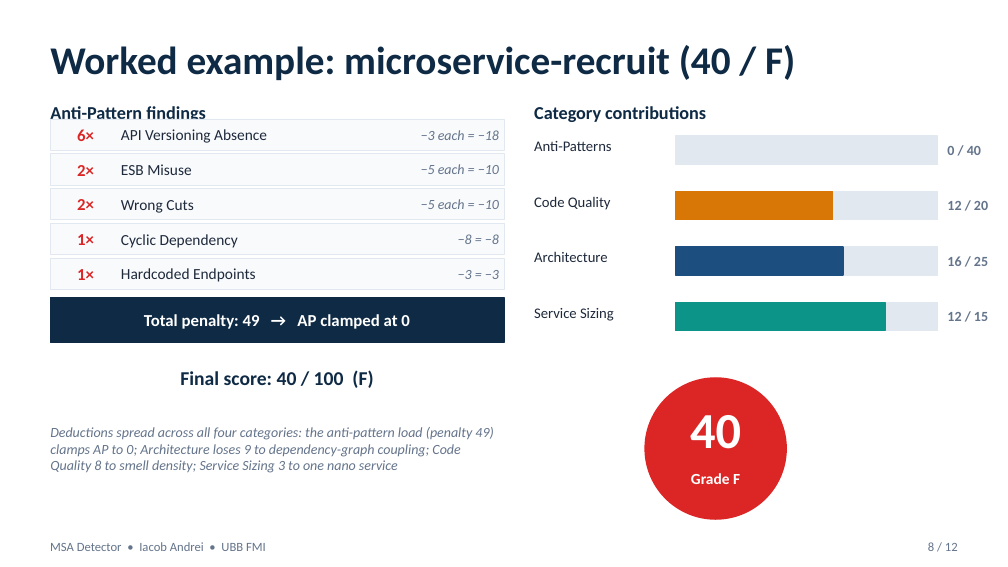
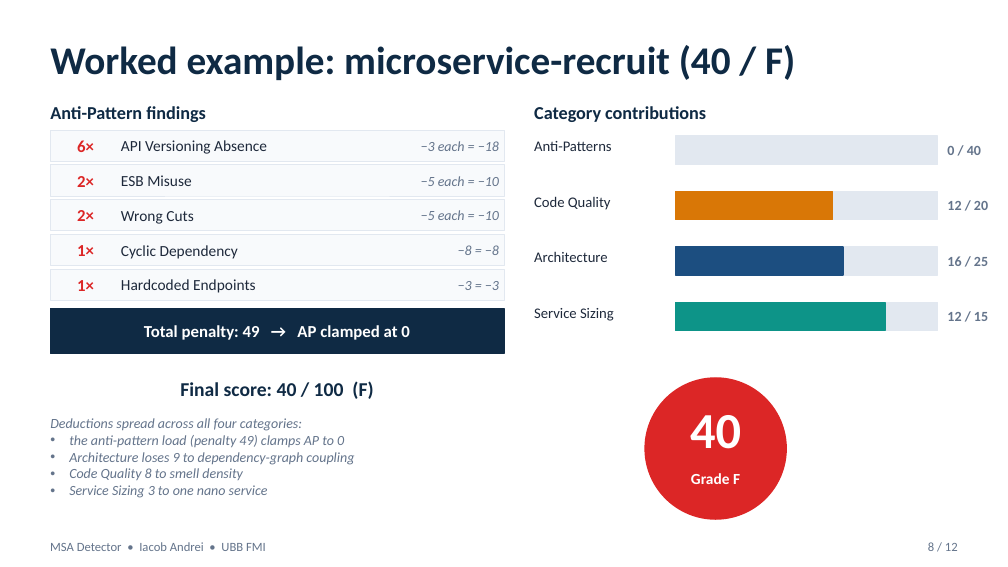
Before and after one commit to andrei45635/dissertation_backend, a slide deck: slide 8 of thesis/presentation/MSA_Detector_Defense.pptx. Drawn at 1008x567 pixels with LibreOffice and Linux fonts; fonts in the diff are those of the drawing. Boxes give left, top, right and bottom in pixels: in the first picture for what was removed or moved away, otherwise in the second. Text is boxed around its words. In the diff, an @@ line names an element or a change of style, - is before the commit and + after.

Commit message:
fix presentation

```diff
--- a/thesis/presentation/MSA_Detector_Defense.pptx
+++ b/thesis/presentation/MSA_Detector_Defense.pptx
@@ 17 texts, 6 rectangles: place and size @@
-17 texts, 6 rectangles at (50, 119, 504, 388)
+17 texts, 6 rectangles at (50, 130, 504, 399)
@@ text at (50, 418, 354, 498): text changed @@
-Deductions spread across all four categories: the anti-pattern load (penalty 49) clamps AP to 0; Architecture loses 9 to dependency-graph coupling; Code Quality 8 to smell density; Service Sizing 3 to one nano service
+Deductions spread across all four categories:
+• the anti-pattern load (penalty 49) clamps AP to 0
+• Architecture loses 9 to dependency-graph coupling
+• Code Quality 8 to smell density
+• Service Sizing 3 to one nano service
```
Also in this commit, not shown: 4 other slides changed, 1 other file.
